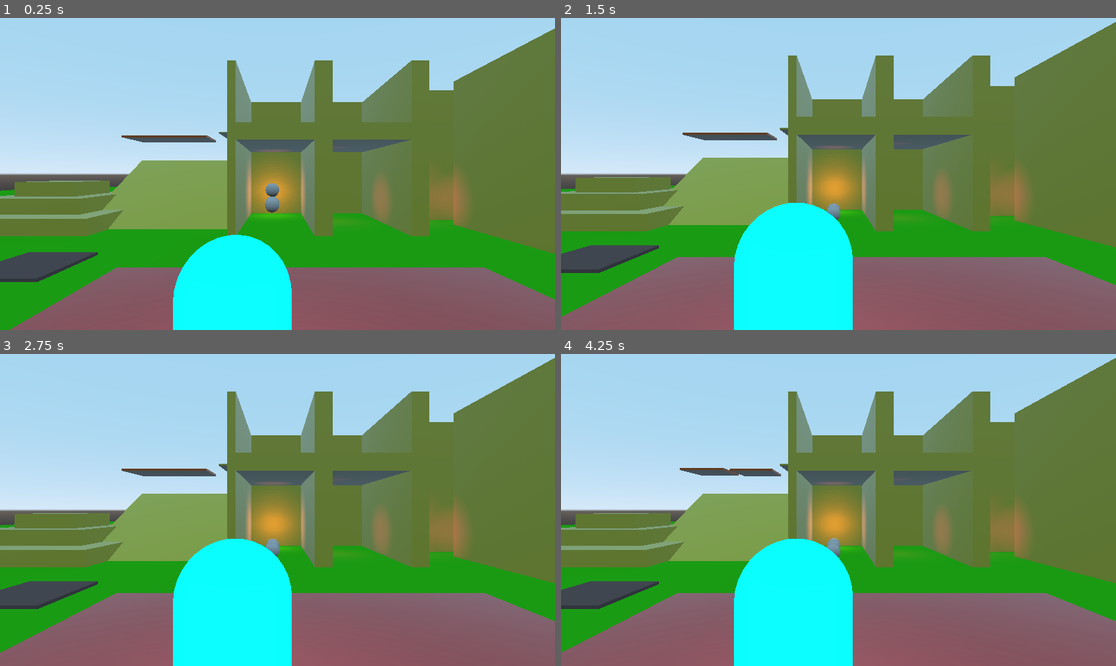
Above: before the commit, frames 1-4 (two rows, left to right).
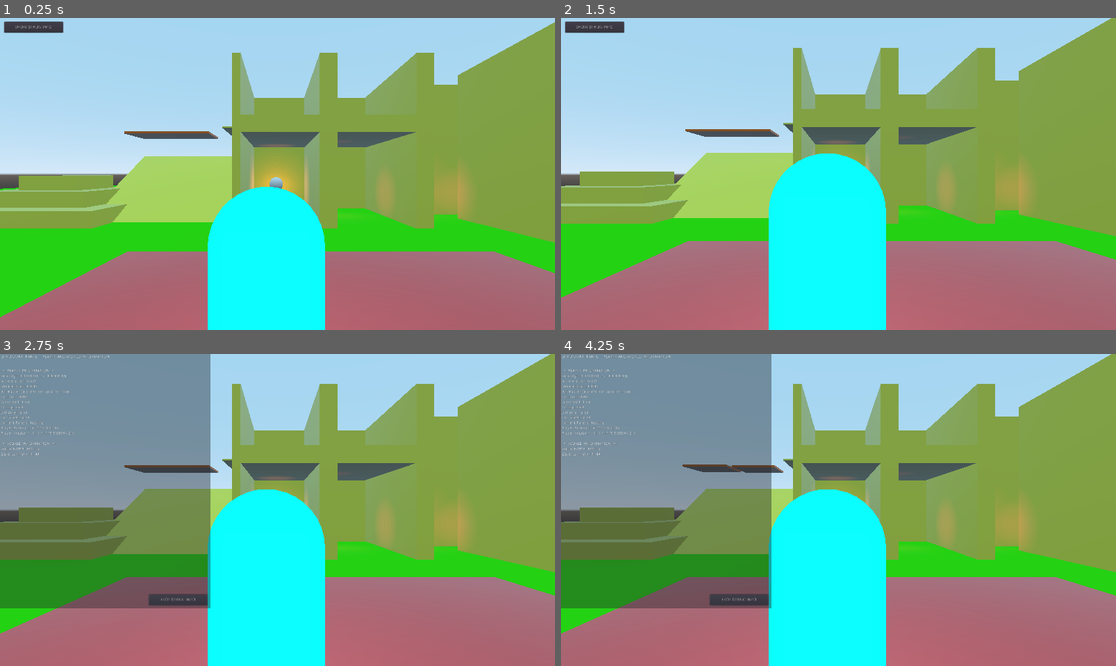
Above: after the commit, the same moments.

Repository: binaryorange/ECC
Game: Godot game, scene res://Testing.tscn
The game is run twice, just before and just after one commit, with the same random seed, the same clock (stepped at 60 frames per second) and the same inputs.
Inputs (mouse positions are in pixels of both pictures, inside the frame that each line leads up to):
- Up to frame 1 (0.25 s): no input
- Up to frame 2 (1.5 s): click (594, 27) at 0.5 s, where only the run after the commit has a clickable "SHOW DEBUG INFO"; click (738, 264) at 1.25 s, where only the run after the commit has a clickable "HIDE DEBUG INFO"
- Up to frame 3 (2.75 s): click (33, 363) at 2 s, where only the run after the commit has a clickable "SHOW DEBUG INFO"
- Up to frame 4 (4.25 s): click (738, 600) at 2.75 s, where only the run after the commit has a clickable "HIDE DEBUG INFO"; click (594, 363) at 3.5 s, where only the run after the commit has a clickable "SHOW DEBUG INFO"

The runs differ from the first frame. In frame 1, 67% of the frame differs, in the area x 0-100%, y 1-100%; in frame 2, 66%; in frame 3, 76%; in frame 4, 76%, in the area x 0-100%, y 0-100%.
Error after the commit: Invalid get index 'name' (on base: 'Nil'). (res://Debug.gd:32)

Commit message:
Added More Things
Improved Ice Walking
Added Debug Screen
Added Font

Diff:
--- a/BouncyBally.tscn
+++ b/BouncyBally.tscn
@@ -5,6 +5,8 @@
 [sub_resource type="SphereMesh" id=2]
 
 [node name="BouncyBally" type="RigidBody"]
+mass = 0.0102041
+can_sleep = false
 
 [node name="CollisionShape" type="CollisionShape" parent="."]
 shape = SubResource( 1 )
--- /dev/null
+++ b/Debug.gd
@@ -0,0 +1,47 @@
+extends Panel
+
+export (NodePath) var Player
+
+var player
+
+func _ready():
+	player = get_node(Player)
+
+	# ensure that we are hiding the debug panel
+	$Debug.hide()
+
+# Called every frame. 'delta' is the elapsed time since the previous frame.
+func _process(delta):
+	if player:
+		var xPos = " X:" + str(round(player.global_transform.origin.x))
+		var yPos = " Y:" + str(round(player.global_transform.origin.y))
+		var zPos = " Z:" + str(round(player.global_transform.origin.z))
+
+		var xRot = " X:" + str(player.rotation_degrees.x)
+		var yRot = " Y:" + str(player.rotation_degrees.y)
+		var zRot = " Z:" + str(player.rotation_degrees.z)
+
+		$Debug/Velocity.text = "Velocity: " + str(player.new_velocity)
+		$Debug/Acceleration.text = "Acceleration: " + str(player.accel)
+		$Debug/Deceleration.text = "Deceleration: " + str(player.DecelerationForce)
+
+		$Debug/Grounded.text = "Grounded: " + str(player.is_on_floor())
+		$Debug/Falling.text = "Falling: " + str(player.is_falling)
+		$Debug/Jumping.text = "Jumping: " + str(player.is_jumping)
+		$Debug/CanSlide.text = "Can Slide: " + str(player.can_slide)
+		$Debug/Parent.text = "Current Parent: " + str(player.parent.name)
+		$Debug/Position.text = "Player Position: " + xPos + yPos + zPos
+		$Debug/Rotation.text = "Player Rotation: " + xRot + yRot + zRot
+
+		$Debug/WorldName.text = "World Name: " + str(get_parent().name)
+		$Debug/Objects.text = "Objects In World: " + str(get_parent().get_child_count() - 1)
+
+
+func _on_ShowInfo_pressed():
+	$Debug.visible = !$Debug.visible
+	$ShowInfo.visible = !$ShowInfo.visible
+
+
+func _on_HideInfo_pressed():
+	$Debug.visible = !$Debug.visible
+	$ShowInfo.visible = !$ShowInfo.visible
--- /dev/null
+++ b/Debug.tscn
@@ -0,0 +1,204 @@
+[gd_scene load_steps=3 format=2]
+
+[ext_resource path="res://Debug.gd" type="Script" id=1]
+
+[sub_resource type="Theme" id=5]
+
+[node name="TopPanel" type="Panel"]
+self_modulate = Color( 1, 1, 1, 0 )
+margin_right = 1920.0
+margin_bottom = 1080.0
+script = ExtResource( 1 )
+__meta__ = {
+"_edit_use_anchors_": false
+}
+
+[node name="Debug" type="Panel" parent="."]
+visible = false
+self_modulate = Color( 1, 1, 1, 0.411765 )
+margin_left = -4.26048
+margin_top = -6.44577
+margin_right = 728.74
+margin_bottom = 879.554
+theme = SubResource( 5 )
+__meta__ = {
+"_edit_use_anchors_": false
+}
+
+[node name="Debug Panel" type="RichTextLabel" parent="Debug"]
+margin_left = 7.0
+margin_top = 9.0
+margin_right = 729.0
+margin_bottom = 39.0
+text = "DEBUGGING PANEL -- PLAYER AND WORLD INFORMATION
+"
+__meta__ = {
+"_edit_use_anchors_": false
+}
+
+[node name="PlayerInfo" type="RichTextLabel" parent="Debug"]
+margin_left = 7.0
+margin_top = 57.0
+margin_right = 729.0
+margin_bottom = 75.0
+text = "-=- PLAYER INFORMATION -=-"
+__meta__ = {
+"_edit_use_anchors_": false
+}
+
+[node name="Velocity" type="RichTextLabel" parent="Debug"]
+margin_left = 7.0
+margin_top = 76.0
+margin_right = 729.0
+margin_bottom = 94.0
+text = "Velocity"
+
+[node name="Acceleration" type="RichTextLabel" parent="Debug"]
+margin_left = 7.0
+margin_top = 94.0
+margin_right = 729.0
+margin_bottom = 112.0
+text = "Acceleration"
+
+[node name="Deceleration" type="RichTextLabel" parent="Debug"]
+margin_left = 7.0
+margin_top = 112.0
+margin_right = 729.0
+margin_bottom = 130.0
+text = "Deceleration"
+
+[node name="Animation" type="RichTextLabel" parent="Debug"]
+margin_left = 7.0
+margin_top = 130.0
+margin_right = 729.0
+margin_bottom = 148.0
+text = "Animation (placeholder spot for now)"
+
+[node name="CollisionState" type="RichTextLabel" parent="Debug"]
+margin_left = 7.0
+margin_top = 148.0
+margin_right = 729.0
+margin_bottom = 166.0
+text = "Collision State"
+
+[node name="Grounded" type="RichTextLabel" parent="Debug"]
+margin_left = 7.0
+margin_top = 166.0
+margin_right = 729.0
+margin_bottom = 184.0
+text = "Grounded"
+__meta__ = {
+"_edit_use_anchors_": false
+}
+
+[node name="Falling" type="RichTextLabel" parent="Debug"]
+margin_left = 7.0
+margin_top = 184.0
+margin_right = 729.0
+margin_bottom = 202.0
+text = "Falling"
+__meta__ = {
+"_edit_use_anchors_": false
+}
+
+[node name="Jumping" type="RichTextLabel" parent="Debug"]
+margin_left = 7.0
+margin_top = 202.0
+margin_right = 729.0
+margin_bottom = 220.0
+text = "Jumping"
+__meta__ = {
+"_edit_use_anchors_": false
+}
+
+[node name="CanSlide" type="RichTextLabel" parent="Debug"]
+margin_left = 7.0
+margin_top = 220.0
+margin_right = 729.0
+margin_bottom = 238.0
+text = "Can Slide"
+__meta__ = {
+"_edit_use_anchors_": false
+}
+
+[node name="Parent" type="RichTextLabel" parent="Debug"]
+margin_left = 7.0
+margin_top = 238.0
+margin_right = 729.0
+margin_bottom = 256.0
+text = "Parent"
+__meta__ = {
+"_edit_use_anchors_": false
+}
+
+[node name="Position" type="RichTextLabel" parent="Debug"]
+margin_left = 7.0
+margin_top = 256.0
+margin_right = 729.0
+margin_bottom = 274.0
+text = "Position"
+__meta__ = {
+"_edit_use_anchors_": false
+}
+
+[node name="Rotation" type="RichTextLabel" parent="Debug"]
+margin_left = 7.0
+margin_top = 274.0
+margin_right = 729.0
+margin_bottom = 292.0
+text = "Rotation"
+__meta__ = {
+"_edit_use_anchors_": false
+}
+
+[node name="WorldInfo" type="RichTextLabel" parent="Debug"]
+margin_left = 7.0
+margin_top = 310.36
+margin_right = 729.0
+margin_bottom = 328.36
+text = "-=- WORLD INFORMATION -=-"
+__meta__ = {
+"_edit_use_anchors_": false
+}
+
+[node name="WorldName" type="RichTextLabel" parent="Debug"]
+margin_left = 7.0
+margin_top = 328.36
+margin_right = 729.0
+margin_bottom = 346.36
+text = "World Name"
+__meta__ = {
+"_edit_use_anchors_": false
+}
+
+[node name="Objects" type="RichTextLabel" parent="Debug"]
+margin_left = 7.0
+margin_top = 346.36
+margin_right = 729.0
+margin_bottom = 364.36
+text = "Objects In World"
+__meta__ = {
+"_edit_use_anchors_": false
+}
+
+[node name="HideInfo" type="Button" parent="Debug"]
+margin_left = 519.468
+margin_top = 837.766
+margin_right = 722.468
+margin_bottom = 875.766
+text = "HIDE DEBUG INFO"
+__meta__ = {
+"_edit_use_anchors_": false
+}
+
+[node name="ShowInfo" type="Button" parent="."]
+margin_left = 15.0
+margin_top = 13.0
+margin_right = 218.0
+margin_bottom = 51.0
+text = "SHOW DEBUG INFO"
+__meta__ = {
+"_edit_use_anchors_": false
+}
+[connection signal="pressed" from="Debug/HideInfo" to="." method="_on_HideInfo_pressed"]
+[connection signal="pressed" from="ShowInfo" to="." method="_on_ShowInfo_pressed"]
--- a/IcyPlatform.gd
+++ b/IcyPlatform.gd
@@ -18,9 +18,9 @@
 
 func _on_PlayerOn_body_entered(body):
 	if body.is_in_group("Player"):
-		body.EnableSlippy = true
+		body.can_slide = true
 
 
 func _on_PlayerOn_body_exited(body):
 	if body.is_in_group("Player"):
-		body.EnableSlippy = false
+		body.can_slide = false
--- a/IcyPlatform.tscn
+++ b/IcyPlatform.tscn
@@ -12,13 +12,13 @@
 extents = Vector3( 0.5, 0.5, 0.5 )
 
 [sub_resource type="BoxShape" id=4]
-extents = Vector3( 3, 1, 3 )
+extents = Vector3( 8.95619, 0.121448, 8.98108 )
 
 [node name="IcyPlatform" type="Spatial"]
 script = ExtResource( 1 )
 
 [node name="Body" type="MeshInstance" parent="."]
-transform = Transform( 6, 0, 0, 0, 0.5, 0, 0, 0, 6, 0, 0, 0 )
+transform = Transform( 18, 0, 0, 0, 0.5, 0, 0, 0, 18, 0, 0, 0 )
 mesh = SubResource( 1 )
 material/0 = SubResource( 2 )
 
@@ -30,7 +30,7 @@
 [node name="PlayerOn" type="Area" parent="."]
 
 [node name="Shape" type="CollisionShape" parent="PlayerOn"]
-transform = Transform( 1, 0, 0, 0, 1, 0, 0, 0, 1, 0, 1, 0 )
+transform = Transform( 1, 0, 0, 0, 1, 0, 0, 0, 1, 0, 0.296394, 0 )
 shape = SubResource( 4 )
 [connection signal="body_entered" from="PlayerOn" to="." method="_on_PlayerOn_body_entered"]
 [connection signal="body_exited" from="PlayerOn" to="." method="_on_PlayerOn_body_exited"]
--- /dev/null
+++ b/PhysicsPlayer.tscn
@@ -0,0 +1,37 @@
+[gd_scene load_steps=6 format=2]
+
+[sub_resource type="PhysicsMaterial" id=5]
+friction = 0.12
+
+[sub_resource type="CapsuleMesh" id=1]
+
+[sub_resource type="SpatialMaterial" id=2]
+albedo_color = Color( 1, 0.890196, 0, 1 )
+roughness = 0.49
+emission_enabled = true
+emission = Color( 1, 0.890196, 0, 1 )
+emission_energy = 1.0
+emission_operator = 0
+emission_on_uv2 = false
+
+[sub_resource type="SphereMesh" id=3]
+
+[sub_resource type="CapsuleShape" id=4]
+
+[node name="PhysicsPlayer" type="RigidBody"]
+physics_material_override = SubResource( 5 )
+
+[node name="Body" type="MeshInstance" parent="."]
+transform = Transform( 1, 0, 0, 0, -1.62921e-07, -1, 0, 1, -1.62921e-07, 0, 0, 0 )
+mesh = SubResource( 1 )
+material/0 = SubResource( 2 )
+
+[node name="Nose" type="MeshInstance" parent="Body"]
+transform = Transform( 0.4, 0, 0, 0, 0.235, 0, 0, 0, 0.235, -0.879166, 0, -0.495629 )
+cast_shadow = 0
+mesh = SubResource( 3 )
+material/0 = null
+
+[node name="CollisionShape" type="CollisionShape" parent="."]
+transform = Transform( 1, 0, 0, 0, -1.62921e-07, -1, 0, 1, -1.62921e-07, 0, 0, 0 )
+shape = SubResource( 4 )
--- a/Player.gd
+++ b/Player.gd
@@ -4,15 +4,17 @@
 export (float) var Gravity = -0.98
 export (float) var Downforce = -2.0
 export (float) var TerminalVelocity = -19.80
-export (float) var AccelerationForce = 3
-export (float) var DecelerationForce = 5
+export (float) var AccelerationForce = 2
+export (float) var DecelerationForce = 0.005
+export (float) var AccelerationRate = 0.25
 export (float) var SlipForce = 3.0
 export (float) var JumpForce = 30
-export (bool) var EnableSlippy = true
+export (bool) var EnableSlide = true
 export (NodePath) var FollowCamera
 
 var velocity = Vector3(0, 0, 0)
 var gravity = 0
+var accel_time = 0.1
 
 var moveSpeed
 
@@ -21,15 +23,19 @@
 var yVelocity = 0
 var hv
 var character
+var accel
+var parent
 
 var camera
 var is_jumping = false
 var is_falling = false
 var is_grounded = false
+var can_slide = false
 
 var floor_test_array = []
 
 var stickInput = Vector2()
+var new_velocity = Vector3()
 var old_velocity = Vector3()
 
 
@@ -44,12 +50,18 @@
 		floor_test_array[i].add_exception(self)
 		print("added " + str(floor_test_array[i].name))
 
+
+	if EnableSlide:
+		can_slide = true
+	else:
+		can_slide = false
+
 # warning-ignore:unused_argument
 func _physics_process(delta):
-
+	parent = $DynamicPlatformCheck.prev_parent
 
 	# get our input
-	_get_input()
+	_get_input(delta)
 
 	if is_on_floor():
 		yVelocity = Downforce
@@ -66,12 +78,11 @@
 	if yVelocity <= TerminalVelocity:
 		yVelocity = TerminalVelocity
 
-	# if our head touches the bottom of something, make us fall
 	if is_on_ceiling():
-		yVelocity = 0
+		yVelocity += Gravity * 3
 
 	# reset is_jumping to false while falling
-	if yVelocity >= 0:
+	if yVelocity < 0:
 		is_jumping = false
 		is_falling = true
 	else:
@@ -84,7 +95,11 @@
 		char_rot.y = angle
 		character.rotation = char_rot
 
-func _get_input():
+
+
+	_sliding()
+
+func _get_input(delta):
 
 	# get the input
 	h = Input.get_action_strength("move_right") - Input.get_action_strength("move_left")
@@ -109,17 +124,39 @@
 	move.y = 0
 
 	# apply our movement vector to our velocity vector
-	velocity = move
+	if EnableSlide:
+		if stickInput.length() > 0:
+			velocity = move
+	else:
+		velocity = move
+
 
 	# get the horizontal velocity
 	hv = velocity
-	hv.y = 0
+	hv.y = yVelocity
 
 	var new_pos = move * moveSpeed
-	var accel = DecelerationForce
 
 	if (move.dot(hv) > 0):
-		accel = AccelerationForce
+		if EnableSlide and is_on_floor():
+			# slowly increase the acceleration rate as the player begins to move on ice
+			if accel != AccelerationForce:
+				accel_time *= AccelerationRate
+				accel = accel_time
+
+				# when accel is equal to the AccelerationForce, break out of here
+				if accel >= AccelerationForce:
+					accel = AccelerationForce
+					accel_time = 0.1
+		else:
+			if accel != AccelerationForce:
+				accel_time *= 1.09
+				accel = accel_time
+				if accel >= AccelerationForce:
+					accel = AccelerationForce
+	else:
+		accel_time = 0.1
+		accel = DecelerationForce
 
 	hv = hv.linear_interpolate(new_pos, accel * moveSpeed)
 
@@ -129,14 +166,16 @@
 	velocity.y = yVelocity
 	velocity.z = hv.z
 
+	new_velocity = velocity
 
+	new_velocity = move_and_slide(new_velocity, Vector3(0, 1, 0), false, 4, 0.79, false)
 
-	if EnableSlippy:
-		if stickInput.x != 0 or stickInput.y != 0:
-			# cache the old velocity
-			old_velocity = velocity * 1.35
-		else:
-			old_velocity = move_and_slide(old_velocity, Vector3(0, 1, 0), false, 4, 0.79, false)
-			old_velocity *= 0.99
+	# always ensure we have the y velocity correct
+	new_velocity.y = yVelocity
 
-	velocity = move_and_slide(velocity, Vector3(0, 1, 0), false, 4, 0.79, false)
+func _sliding():
+	# allow the player to slide when can_slide is true
+	if can_slide:
+		EnableSlide = true
+	else:
+		EnableSlide = false
--- a/TestPlayer.tscn
+++ b/TestPlayer.tscn
@@ -1,15 +1,12 @@
-[gd_scene load_steps=9 format=2]
+[gd_scene load_steps=8 format=2]
 
 [ext_resource path="res://DynamicPlatformCheck.gd" type="Script" id=1]
 [ext_resource path="res://Player.gd" type="Script" id=2]
 
-[sub_resource type="BoxShape" id=1]
-extents = Vector3( 0.9, 0.192282, 0.9 )
-
-[sub_resource type="CapsuleMesh" id=2]
+[sub_resource type="CapsuleMesh" id=1]
 mid_height = 2.0
 
-[sub_resource type="SpatialMaterial" id=3]
+[sub_resource type="SpatialMaterial" id=2]
 albedo_color = Color( 0, 0.976471, 1, 1 )
 emission_enabled = true
 emission = Color( 0, 0.976471, 1, 1 )
@@ -37,38 +34,31 @@
 "inherit_platform",
 ]]
 script = ExtResource( 2 )
-AccelerationForce = 2.0
 DecelerationForce = 3.0
 
 [node name="DynamicPlatformCheck" type="Spatial" parent="."]
 script = ExtResource( 1 )
 
-[node name="Check" type="Area" parent="DynamicPlatformCheck"]
-transform = Transform( 1, 0, 0, 0, 1, 0, 0, 0, 1, 0, -0.919707, 0 )
-
-[node name="CollisionShape" type="CollisionShape" parent="DynamicPlatformCheck/Check"]
-transform = Transform( 1, 0, 0, 0, 1, 0, 0, 0, 1, 0, -1.01432, 0 )
-shape = SubResource( 1 )
-
 [node name="Body" type="MeshInstance" parent="." groups=[
 "Player",
 ]]
 transform = Transform( 1, 0, 0, 0, -4.37114e-08, -1, 0, 1, -4.37114e-08, 0, 0, 0 )
-mesh = SubResource( 2 )
-material/0 = SubResource( 3 )
+mesh = SubResource( 1 )
+material/0 = SubResource( 2 )
 
 [node name="Nose" type="MeshInstance" parent="Body" groups=[
 "Player",
 ]]
 transform = Transform( 0.5, 0, 0, 0, -2.18557e-08, 0.25, 0, -0.5, -1.09278e-08, 0, -0.956374, -0.886198 )
-mesh = SubResource( 4 )
-material/0 = SubResource( 5 )
+cast_shadow = 0
+mesh = SubResource( 3 )
+material/0 = SubResource( 4 )
 
 [node name="CollisionShape" type="CollisionShape" parent="." groups=[
 "Player",
 ]]
 transform = Transform( 1, 0, 0, 0, -4.37114e-08, 1, 0, -1, -4.37114e-08, 0, 0, 0 )
-shape = SubResource( 6 )
+shape = SubResource( 5 )
 
 [node name="OmniLight" type="OmniLight" parent="."]
 light_color = Color( 0.490196, 0.890196, 1, 1 )
--- a/Testing.tscn
+++ b/Testing.tscn
@@ -9,46 +9,58 @@
 [ext_resource path="res://RotatingPlatform.tscn" type="PackedScene" id=7]
 [ext_resource path="res://BouncyBally.tscn" type="PackedScene" id=8]
 [ext_resource path="res://IcyPlatform.tscn" type="PackedScene" id=9]
+[ext_resource path="res://Debug.tscn" type="PackedScene" id=10]
 
 [sub_resource type="SpatialMaterial" id=1]
 albedo_color = Color( 0.219608, 1, 0, 1 )
 
 [sub_resource type="CubeMesh" id=2]
 
-[sub_resource type="BoxShape" id=3]
-
-[sub_resource type="CubeMesh" id=4]
+[sub_resource type="PhysicsMaterial" id=3]
+friction = 0.01
+
+[sub_resource type="BoxShape" id=4]
+
+[sub_resource type="CubeMesh" id=5]
 material = ExtResource( 4 )
 
-[sub_resource type="BoxShape" id=5]
-
 [sub_resource type="BoxShape" id=6]
 
-[sub_resource type="CylinderMesh" id=7]
+[sub_resource type="BoxShape" id=7]
+
+[sub_resource type="CylinderMesh" id=8]
 material = ExtResource( 2 )
 
-[sub_resource type="CylinderShape" id=8]
-
 [sub_resource type="CylinderShape" id=9]
 
+[sub_resource type="CylinderShape" id=10]
+
 [node name="Testing" type="Spatial"]
+
+[node name="Debug" parent="." instance=ExtResource( 10 )]
+Player = NodePath("../TestPlayer")
 
 [node name="TestPlayer" parent="." groups=[
 "noclip",
 ] instance=ExtResource( 1 )]
 transform = Transform( -1, 0, -3.25841e-07, 0, 1, 0, 3.25841e-07, 0, -1, -17, 5, -46 )
 input_capture_on_drag = true
-SlipForce = 5.0
-EnableSlippy = false
+Downforce = -5.0
+DecelerationForce = 0.005
+AccelerationRate = 1.02
+EnableSlide = false
 FollowCamera = NodePath("../ECC_ThirdPerson")
 
 [node name="ECC_ThirdPerson" parent="." instance=ExtResource( 5 )]
-transform = Transform( -1, 0, -3.25841e-07, 0, 1, 0, 3.25841e-07, 0, -1, -17.75, 7.5, -45.75 )
+transform = Transform( -1, 0, 3.25841e-07, 0, 1, 0, -3.25841e-07, 0, -1, -17.1859, 6.63907, -45.75 )
 ClipCameraException = NodePath("../TestPlayer")
 CollisionProbeSize = 2.0
 EnableFollowDelay = true
 ZoomDelay = 0.25
 
+[node name="ConfinedSpaceCheck" parent="ECC_ThirdPerson" index="3"]
+transform = Transform( 1, 0, 0, 0, 1, 0, 0, 0, 1, -0.185797, 0, 0.250057 )
+
 [node name="Floor" type="MeshInstance" parent="."]
 transform = Transform( 100, 0, 0, 0, 0.5, 0, 0, 0, 100, 0, -0.5, 0 )
 material_override = SubResource( 1 )
@@ -56,9 +68,10 @@
 material/0 = null
 
 [node name="Floor" type="StaticBody" parent="Floor"]
+physics_material_override = SubResource( 3 )
 
 [node name="CollisionShape" type="CollisionShape" parent="Floor/Floor"]
-shape = SubResource( 3 )
+shape = SubResource( 4 )
 
 [node name="DirectionalLight" type="DirectionalLight" parent="."]
 transform = Transform( 1, 0, 0, 0, 0.866025, 0.5, 0, -0.5, 0.866025, 0, 7, 0 )
@@ -421,7 +434,9 @@
 transform = Transform( 1, 0, 0, 0, 1, 0, 0, 0, 1, -17, 5, -11 )
 
 [node name="IcyPlatform" parent="." instance=ExtResource( 9 )]
-transform = Transform( 1, 0, 0, 0, 1, 0, 0, 0, 1, 1, 0, -30 )
+transform = Transform( 1, 0, 0, 0, 1, 0, 0, 0, 1, 29, 0, -30 )
+
+[editable path="ECC_ThirdPerson"]
 
 [editable path="MovingPlatform"]
 
--- a/default_env.tres
+++ b/default_env.tres
@@ -6,7 +6,6 @@
 background_mode = 2
 background_sky = SubResource( 1 )
 ambient_light_color = Color( 1, 1, 1, 1 )
-ambient_light_energy = 0.5
 fog_depth_curve = 0.812253
 fog_transmit_enabled = true
 fog_transmit_curve = 3.24901
Binary file added: AGENCYB.TTF
Binary file added: AGENCYR.TTF
Not shown: 2 places in TestPlayer.tscn that only renumber resources
Not shown: 20 places in Testing.tscn that only renumber resources
